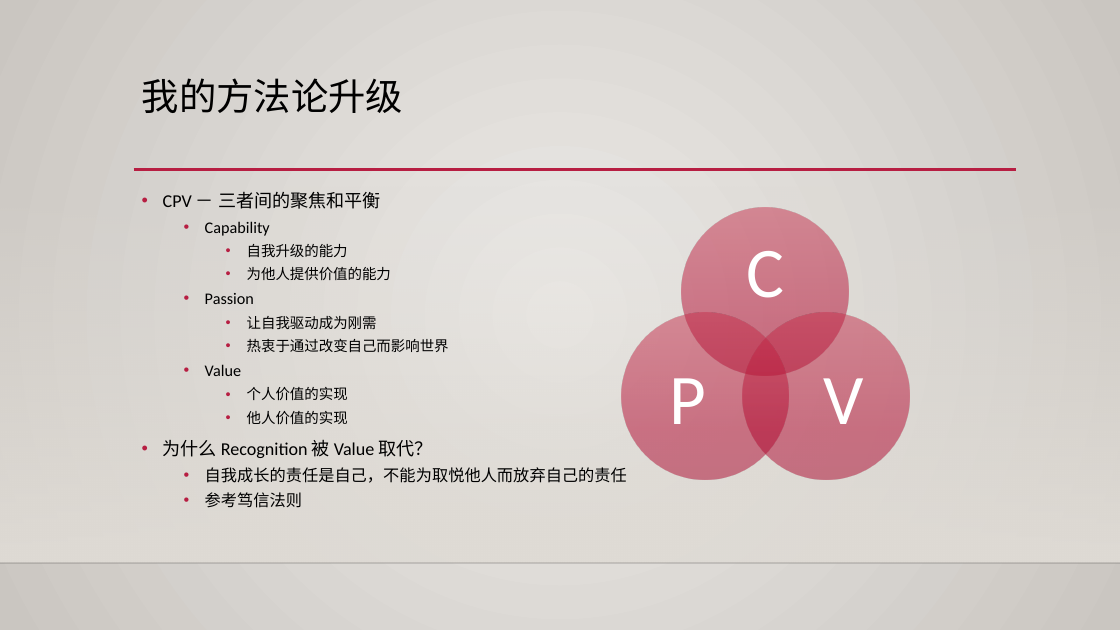
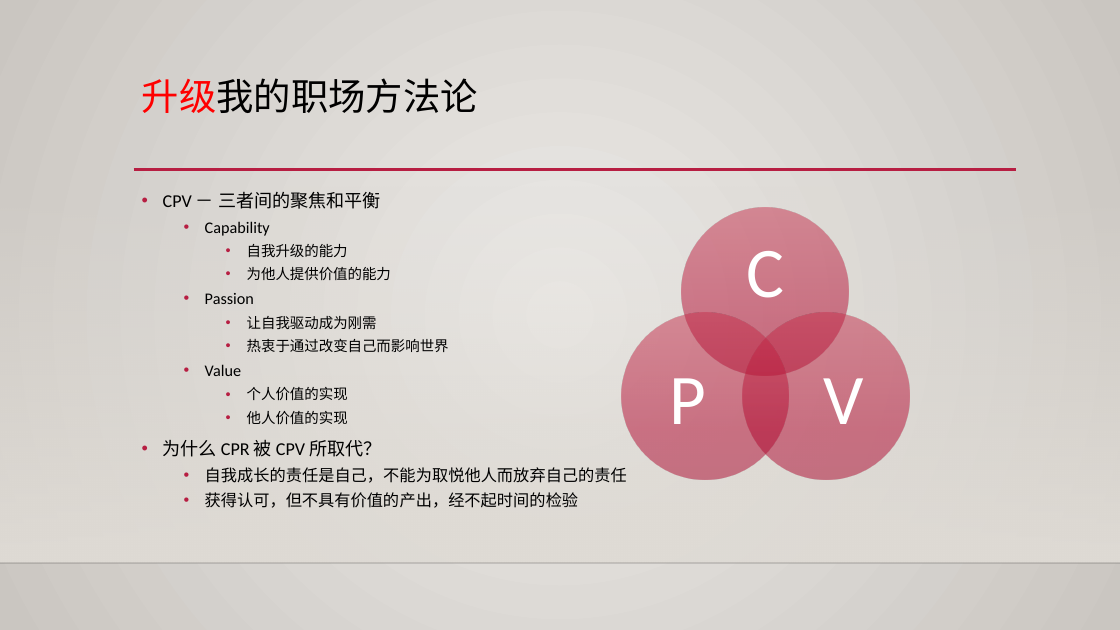
Before and after one commit to yangoliver/mydoc, a slide deck: slide 13 of slides/2016/career_personal_dev.pptx (slide 15 before the commit). Drawn at 1120x630 pixels with LibreOffice and Linux fonts; fonts in the diff are those of the drawing; background and template pictures are left out. Boxes give left, top, right and bottom in pixels: in the first picture for what was removed or moved away, otherwise in the second. Text is boxed around its words. In the diff, an @@ line names an element or a change of style, - is before the commit and + after.

```diff
--- a/slides/2016/career_personal_dev.pptx
+++ b/slides/2016/career_personal_dev.pptx
@@ title at [142, 78, 478, 113]: text changed @@
-我的方法论升级
+升级我的职场方法论
@@ text at [163, 440, 381, 457]: text changed @@
-• 为什么 Recognition 被 Value 取代？
+• 为什么 CPR 被 CPV 所取代？
@@ text at [205, 492, 578, 508]: text changed @@
-  • 参考笃信法则
+  • 获得认可，但不具有价值的产出，经不起时间的检验
```
Also in this commit, not shown: 10 other slides changed.
